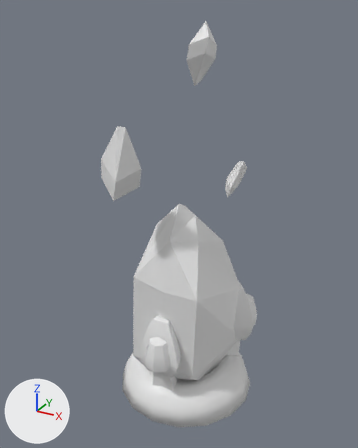
Two versions of the Blender file _Art/Environment/Moveble_Object.blend, one commit apart.
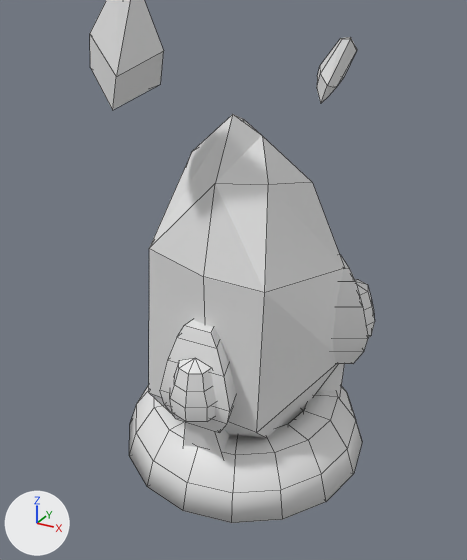
Each version appears first whole from a 50 mm camera at (3.71, -7.04, 6.59) aimed at (-0.09, -0.12, 3.13), and next in a close-up on the part from 14% to 86% of the width and 31% to 100% of the height. Arrows for +X, +Y and +Z are at lower left; the lights stay in place. The close-ups show mesh edges as thin lines.
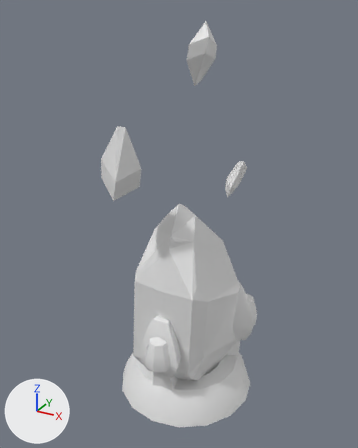
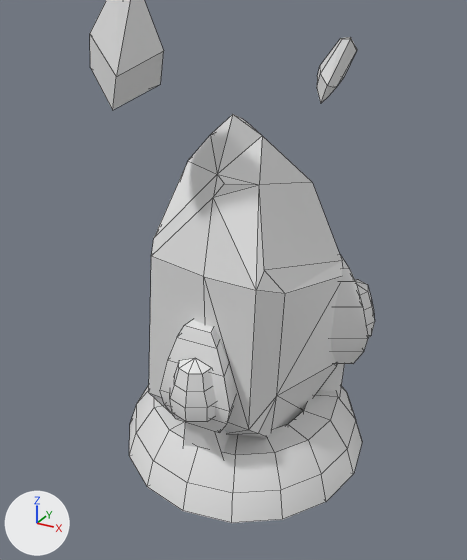
Where the newer file only moved an object's origin or applied its transform, the numbers keep the older frame.

The change in detail:
me_cube_002 is used by ob_cube_001; location (0.0, 0.0, 0.0).
me_cube_002 had 25 vertices, 26 faces and spanned x -0.96..0.88, y -0.96..1.01, z 0.16..3.65.
me_cube_002 now has 43 vertices, 64 faces and spans x -0.92..0.87, y -0.96..0.99, z 0.16..3.65.
Part 1, on me_cube_002:
8 vertices are removed from x -0.96..0.69, y -0.95..1.0, z 0.65..3.44.
21 faces are deleted.
5 vertices move from x -0.53..0.88, y -0.93..1.01, z 0.65..3.17 to x -0.51..0.84, y -0.93..0.94, z 0.58..3.48.
26 vertices are added at x -0.92..0.87, y -0.95..0.99, z 0.59..3.44.
59 new faces join them.
me_cylinder_001 has 82 vertices, 96 faces and spans x -1.29..1.29, y -1.29..1.29, z -0.29..0.29.
me_cylinder_001 is used by ob_cylinder_001; location (0.0, 0.0, 0.0).
me_cylinder_001 part 2: edges marked sharp go from 0 to 64.

Pixel boxes (x1, y1, x2, y2) of what changed, in the close-ups (467 x 560 px):
'Cube.001', reshaped: before (149, 114, 345, 438); after (149, 114, 343, 438)
part 2 of me_cylinder_001, shading changed: (129, 385, 362, 523) in both
